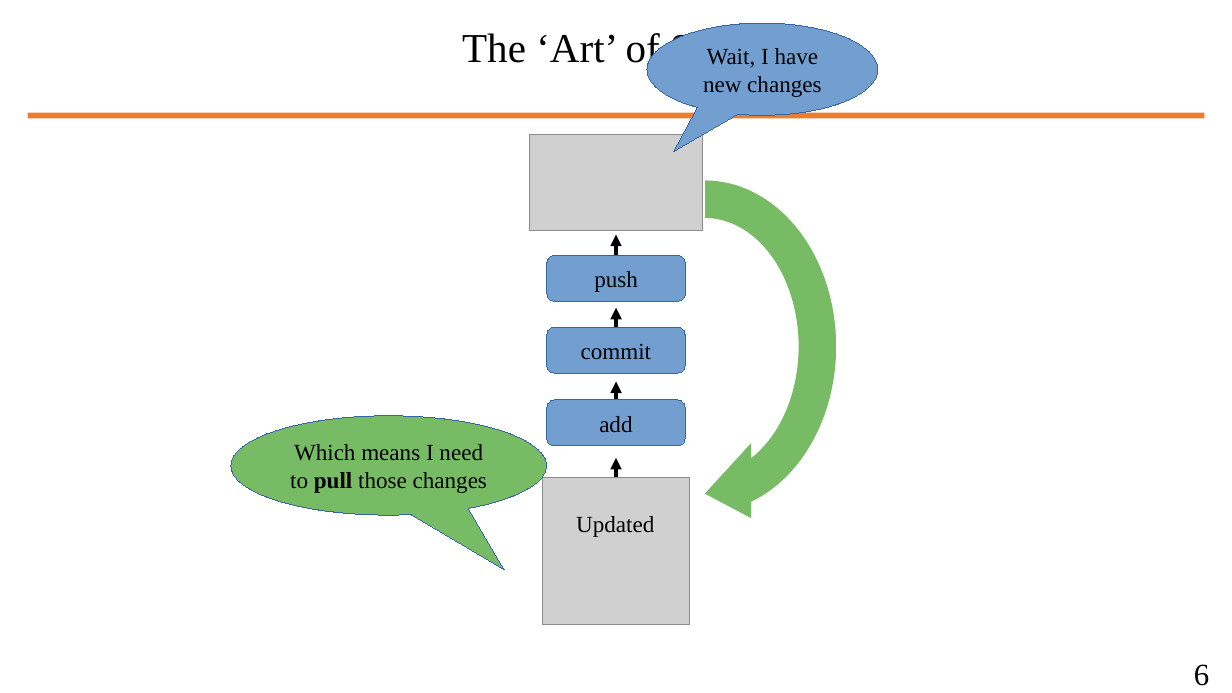
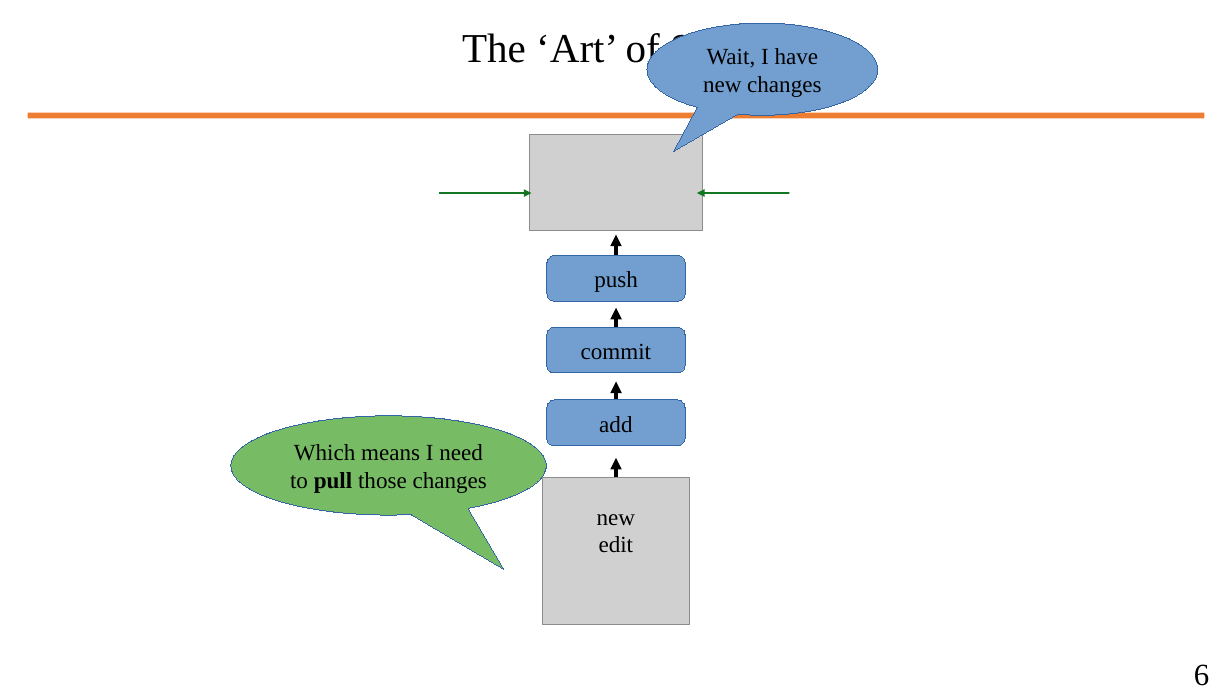
Before and after one commit to wbuz24/undergrad-repo, a slide deck: slide 14 of S24/cs494/notes/github-intro.pptx (slide 10 before the commit). Drawn at 1232x693 pixels with LibreOffice and Linux fonts; fonts in the diff are those of the drawing; grey boxes stand for pictures. Boxes give left, top, right and bottom in pixels: in the first picture for what was removed or moved away, otherwise in the second. Text is boxed around its words. In the diff, an @@ line names an element or a change of style, - is before the commit and + after.

```diff
--- a/S24/cs494/notes/github-intro.pptx
+++ b/S24/cs494/notes/github-intro.pptx
@@ circular arrow removed at <box>555,161,855,531</box> @@
@@ arrow added from (439, 193) to (531, 193), #127622 1.5 pt @@
@@ arrow added from (789, 193) to (697, 193), #127622 1.5 pt @@
@@ text removed at <box>576,516,654,537</box> @@
-Updated
@@ text added at <box>597,514,635,552</box>, 18 pt, text #000000 @@
+new edit
```
Also in this commit, not shown: 14 other slides changed, 19 slides added, 1 slide removed, 1 other file.
